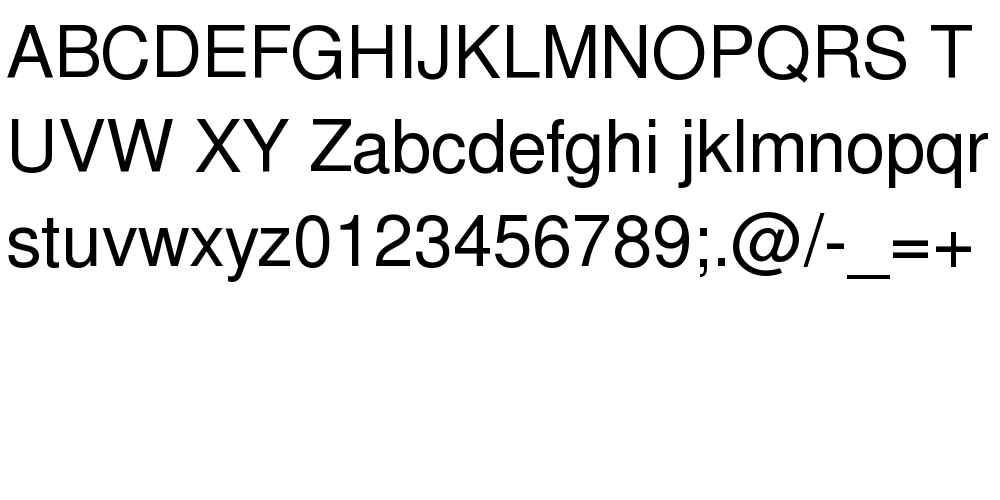
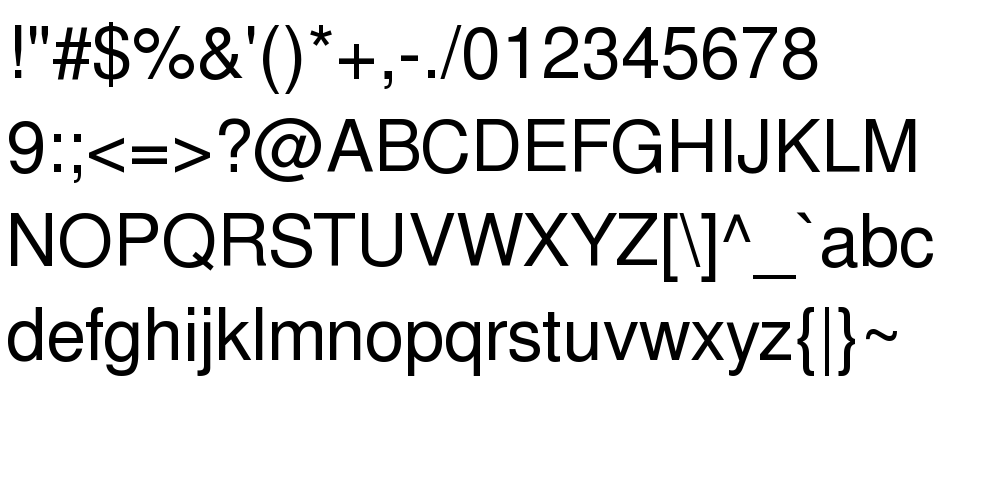
Before/after of a 1000 × 500 layered artwork. What changed in the layer stack:
renamed "ABCDEFGHIJKLMNOPQRS T ..." to "!'#$%&'()*+,-./012345678 9:;<=...", painted on it over <box>7,22,988,376</box>
